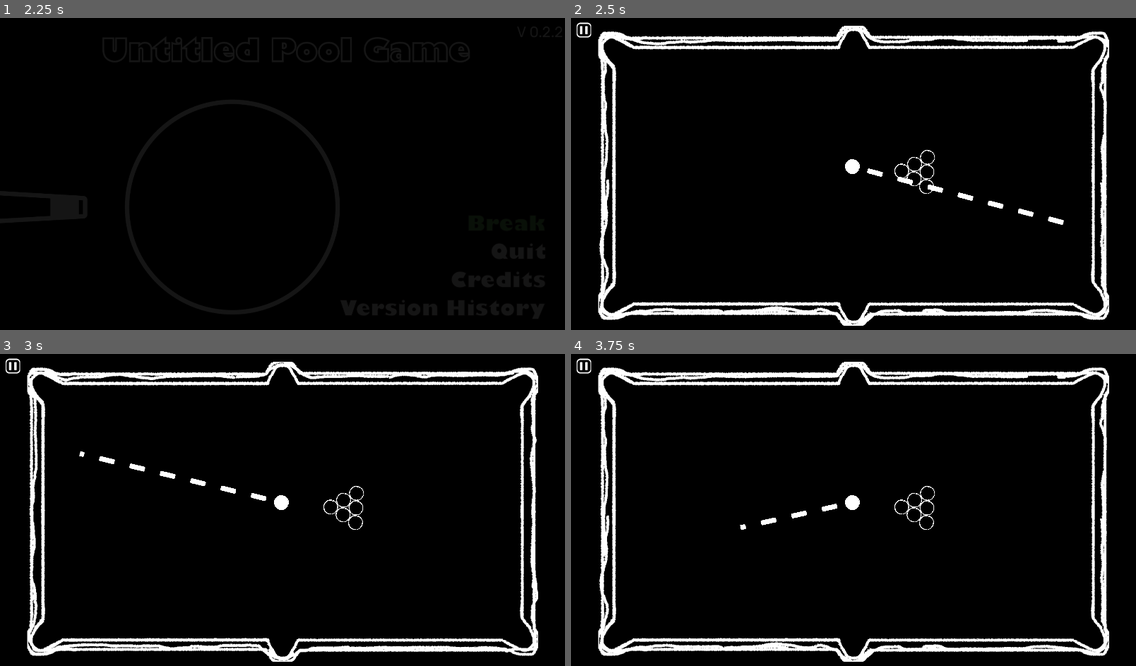
Above: before the commit, frames 1-4 (two rows, left to right).
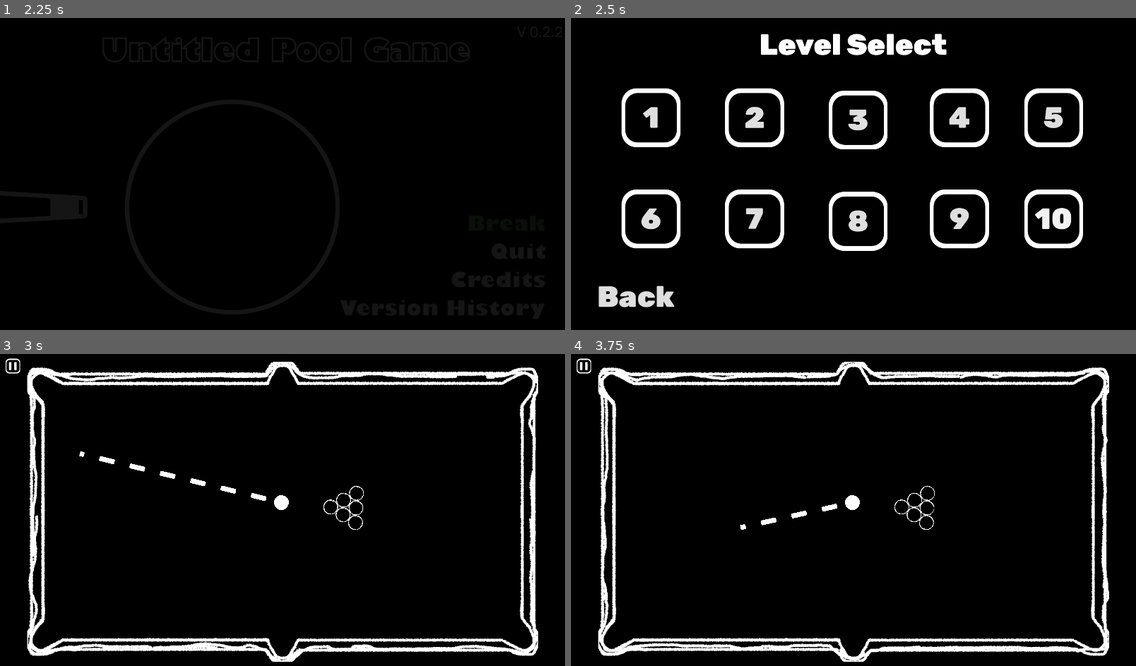
Above: after the commit, the same moments.

Repository: Muirotidua/IMGD1001-Project
Game: Godot game, scene res://scenes/splash_screen.tscn
Two runs of this game, one before a commit and one after it. Both use one fixed random seed, a clock stepped at 60 frames per second and the inputs below.
Inputs (mouse positions are in pixels of both pictures, inside the frame that each line leads up to):
- Up to frame 1 (2.25 s): move the mouse to (406, 158) at 0.52 s; tap Space (ball_hit) at 0.6 s; click (508, 227) at 1.25 s; click (508, 227) at 2 s
- Up to frame 2 (2.5 s): no input
- Up to frame 3 (3 s): click (79, 453) at 2.75 s, where only the run after the commit has a clickable "1"
- Up to frame 4 (3.75 s): move the mouse to (740, 528) at 3.52 s; tap I (print_info) at 3.6 s

Frame 1 is identical in both runs. In frame 2, 17% of the frame differs, in the area x 1-96%, y 1-99%; in frame 3, 2.1%; in frame 4, 2.2%.

Commit message:
Edited some stuff for sprint 3 submission

Diff:
--- a/scenes/cue_ball.tscn
+++ b/scenes/cue_ball.tscn
@@ -78,6 +78,7 @@
 
 [node name="PoolStick" type="AnimatedSprite2D" parent="."]
 unique_name_in_owner = true
+visible = false
 position = Vector2(-734, -7.999999)
 scale = Vector2(0.7574257, 0.7574257)
 sprite_frames = SubResource("SpriteFrames_nka7q")
@@ -96,10 +97,19 @@
 [node name="SpeedLabel" type="Label" parent="NonRotate"]
 visible = false
 offset_left = -320.0
-offset_top = 35.0
+offset_top = -80.0
 offset_right = 320.0
-offset_bottom = 59.0
+offset_bottom = -56.0
 text = "0.00"
+horizontal_alignment = 1
+
+[node name="CountLabel" type="Label" parent="NonRotate"]
+visible = false
+offset_left = -19.0
+offset_top = 60.0
+offset_right = 21.0
+offset_bottom = 83.0
+text = "0"
 horizontal_alignment = 1
 
 [node name="ProgressBar" type="ProgressBar" parent="NonRotate"]
--- a/scenes/eight_ball.tscn
+++ b/scenes/eight_ball.tscn
@@ -59,8 +59,8 @@
 [node name="SpeedLabel" type="Label" parent="NonRotate"]
 visible = false
 offset_left = -320.0
-offset_top = 35.0
+offset_top = -80.0
 offset_right = 320.0
-offset_bottom = 59.0
+offset_bottom = -56.0
 text = "0.00"
 horizontal_alignment = 1
--- a/scenes/level_one.tscn
+++ b/scenes/level_one.tscn
@@ -1,11 +1,11 @@
 [gd_scene load_steps=12 format=3 uid="uid://b1wa8qq60femv"]
 
-[ext_resource type="Script" uid="uid://dleqkbjtonrqa" path="res://scenes/level_one.gd" id="1_4p75b"]
+[ext_resource type="Script" uid="uid://dleqkbjtonrqa" path="res://scripts/level_one.gd" id="1_4p75b"]
 [ext_resource type="PackedScene" uid="uid://ddqqcgxtevmw2" path="res://scenes/boundary_table.tscn" id="2_r4wdr"]
 [ext_resource type="PackedScene" uid="uid://c3ypj135jxvjd" path="res://scenes/cue_ball.tscn" id="3_bhu28"]
 [ext_resource type="PackedScene" uid="uid://ci5cown6qsyjp" path="res://scenes/eight_ball.tscn" id="4_5rfim"]
-[ext_resource type="PackedScene" path="res://scenes/level_paused.tscn" id="5_r4wdr"]
-[ext_resource type="PackedScene" path="res://scenes/pause_button.tscn" id="6_y8ti4"]
+[ext_resource type="PackedScene" uid="uid://coisbwly02om5" path="res://scenes/level_paused.tscn" id="5_r4wdr"]
+[ext_resource type="PackedScene" uid="uid://cw8aac2atgqxf" path="res://scenes/pause_button.tscn" id="6_y8ti4"]
 [ext_resource type="Texture2D" uid="uid://bj82t5dd6pp7y" path="res://visuals/UI/pausebutton.png" id="7_astit"]
 
 [sub_resource type="StyleBoxEmpty" id="StyleBoxEmpty_0ra3k"]
@@ -19,7 +19,6 @@
 [node name="Level_One" type="Node2D"]
 process_mode = 3
 script = ExtResource("1_4p75b")
-cue_path = NodePath("CueBall")
 
 [node name="LevelPaused" parent="." instance=ExtResource("5_r4wdr")]
 visible = false
@@ -37,7 +36,6 @@
 
 [node name="CueBall" parent="." instance=ExtResource("3_bhu28")]
 position = Vector2(956, 510)
-lm = 1.1
 
 [node name="Ball" parent="." instance=ExtResource("4_5rfim")]
 position = Vector2(1165, 525)
--- a/scenes/level_paused.tscn
+++ b/scenes/level_paused.tscn
@@ -1,7 +1,7 @@
-[gd_scene load_steps=20 format=3 uid="uid://crehjvhkkw34v"]
+[gd_scene load_steps=20 format=3 uid="uid://coisbwly02om5"]
 
 [ext_resource type="FontFile" uid="uid://cygmi5hueknl4" path="res://Fonts/rubik/Rubik-Black.ttf" id="1_kuyhe"]
-[ext_resource type="Script" uid="uid://cl2nb87t0poyp" path="res://level_paused.gd" id="1_yh2wt"]
+[ext_resource type="Script" uid="uid://cl2nb87t0poyp" path="res://scripts/level_paused.gd" id="1_yh2wt"]
 [ext_resource type="FontFile" uid="uid://c7xlihre0ua45" path="res://Fonts/rubik/Rubik-BlackItalic.ttf" id="2_yh2wt"]
 
 [sub_resource type="StyleBoxEmpty" id="StyleBoxEmpty_yh2wt"]
--- a/scenes/level_template.tscn
+++ b/scenes/level_template.tscn
@@ -19,7 +19,6 @@
 [node name="Level_Template" type="Node2D"]
 process_mode = 3
 script = ExtResource("1_iw5l3")
-cue_path = NodePath("CueBall")
 
 [node name="LevelPaused" parent="." instance=ExtResource("2_770am")]
 visible = false
--- a/scenes/pool_ball.tscn
+++ b/scenes/pool_ball.tscn
@@ -38,8 +38,9 @@
 [node name="SpeedLabel" type="Label" parent="NonRotate"]
 visible = false
 offset_left = -320.0
-offset_top = 35.0
+offset_top = -80.0
 offset_right = 320.0
-offset_bottom = 59.0
+offset_bottom = -56.0
 text = "0.00"
 horizontal_alignment = 1
+metadata/_edit_use_anchors_ = true
--- a/scripts/cue_ball.gd
+++ b/scripts/cue_ball.gd
@@ -2,14 +2,17 @@
 
 # Launch Multiplier
 @export var lm: float = 20
+@export var rapid_fire: bool = false
 @export var infinite_shots: bool = false
 @export var shot_count = 0
 # initial shot number that is incremented for each type of shot.
 # when it is greater than number of level shots the level triggers failstate
 
+var rewinded: bool = false
 var shot_power = 0;
 var MAX_HOLD = 50
 
+@onready var count_label: Label = $NonRotate/CountLabel
 @onready var pointer = $PointerLine
 var shot_ready:bool  = true
 
@@ -17,6 +20,10 @@
 
 func _ready():
 	super._ready()
+	if debug_labels:
+		count_label.show()
+	else:
+		count_label.hide()
 	pointer.add_point(Vector2.ZERO)
 	pointer.add_point(get_local_mouse_position())
 	type = GlobalEnums.BallType.CUE_BALL
@@ -27,7 +34,6 @@
 func _input(event):
 	if(event.is_action("ball_hit")&&shot_ready):
 		%ProgressBar.show()
-
 		if(shot_power < MAX_HOLD):
 			shot_power += 1
 		%ProgressBar.value = shot_power
@@ -44,7 +50,8 @@
 	#%ProgressBar.rotation = rotation*-1
 	#%ProgressBar.position = Vector2(-(%ProgressBar.size.x/2),30).rotated(rotation*-1)
 	#%PoolStick.
-
+	if debug_labels:
+		count_label.text = str(shot_count)
 	if shot_ready:
 		pointer.show()
 	else:
@@ -62,3 +69,14 @@
 		shot_power = 0
 		#inmotion = true
 		shot_count += 1 # no ++ operator :(
+		rewinded = false
+
+func reset():
+	shot_count = 0
+	super.reset()
+
+func rewind():
+	if !rewinded:
+		shot_count -= 1
+	rewinded = true
+	super.rewind()
--- a/scripts/debug_labels.gd
+++ /dev/null
@@ -1,9 +0,0 @@
-extends Node2D
-
-@export var ball_path: NodePath
-
-@onready var ball: RigidBody2D = get_node(ball_path)
-
-func _process(delta):
-	if ball != null:
-		global_position = ball.global_position
--- a/level_paused.gd
+++ b/scripts/level_paused.gd
@@ -1,6 +1,8 @@
 extends Node2D
 
 @onready var current_level = get_tree().current_scene
+
+signal restart()
 
 func _on_resume_pressed() -> void:
 	visible = false
@@ -8,7 +10,9 @@
 
 
 func _on_restart_pressed() -> void:
-	get_tree().reload_current_scene()
+	visible = false
+	get_tree().paused = false
+	restart.emit()
 
 
 func _on_level_select_pressed() -> void:
--- a/scripts/level_template.gd
+++ b/scripts/level_template.gd
@@ -4,10 +4,10 @@
 enum State{ WON, LOST, PLAYING }
 
 @export var shot_limit = 3
-@export var cue_path: NodePath
 
 @onready var table: Node2D = $Boundary_Table
-@onready var cue: CueBall = get_node(cue_path)
+@onready var cue: CueBall = $CueBall
+@onready var pause: Node2D = $LevelPaused
 @onready var win_text: Label = $WinText
 
 var all_balls: Array[BaseBall] = []
@@ -18,8 +18,10 @@
 signal finished_game_check()
 
 func _ready():
+	get_tree().paused = false
 	table.pocketed_ball.connect(on_pocket)
 	cue.try_shoot.connect(on_try_shoot)
+	pause.restart.connect(reset_table)
 	shoot.connect(cue.on_shoot)
 	for child: Node in get_children():
 		if child is BaseBall:
@@ -119,7 +121,6 @@
 
 
 
-
 func _on_paused_button_pressed() -> void:
 	get_tree().paused = true
 	$LevelPaused.visible = true
--- a/scripts/main_menu.gd
+++ b/scripts/main_menu.gd
@@ -40,7 +40,7 @@
 
 func _on_fade_timer_timeout() -> void:
 	if clicked == "start":
-		get_tree().change_scene_to_file("res://scenes/level_template.tscn")
+		get_tree().change_scene_to_file("res://scenes/level_select.tscn")
 	if clicked == "credits":
 		get_tree().change_scene_to_file("res://scenes/credits.tscn")
 	if clicked == "version_notes":
Not shown: 1 places in scenes/level_template.tscn that only renumber resources
Not shown: 1 places in scenes/pause_button.tscn that only renumber resources
Not shown: 1 places in scenes/pool_ball.tscn that only renumber resources
Not shown, removed: scripts/debug_labels.gd.uid
Renamed: scenes/level_one.gd -> scripts/level_one.gd
Renamed: scenes/level_one.gd.uid -> scripts/level_one.gd.uid
Renamed: level_paused.gd.uid -> scripts/level_paused.gd.uid
Renamed: scenes/pause_button.gd -> scripts/pause_button.gd
Renamed: scenes/pause_button.gd.uid -> scripts/pause_button.gd.uid
